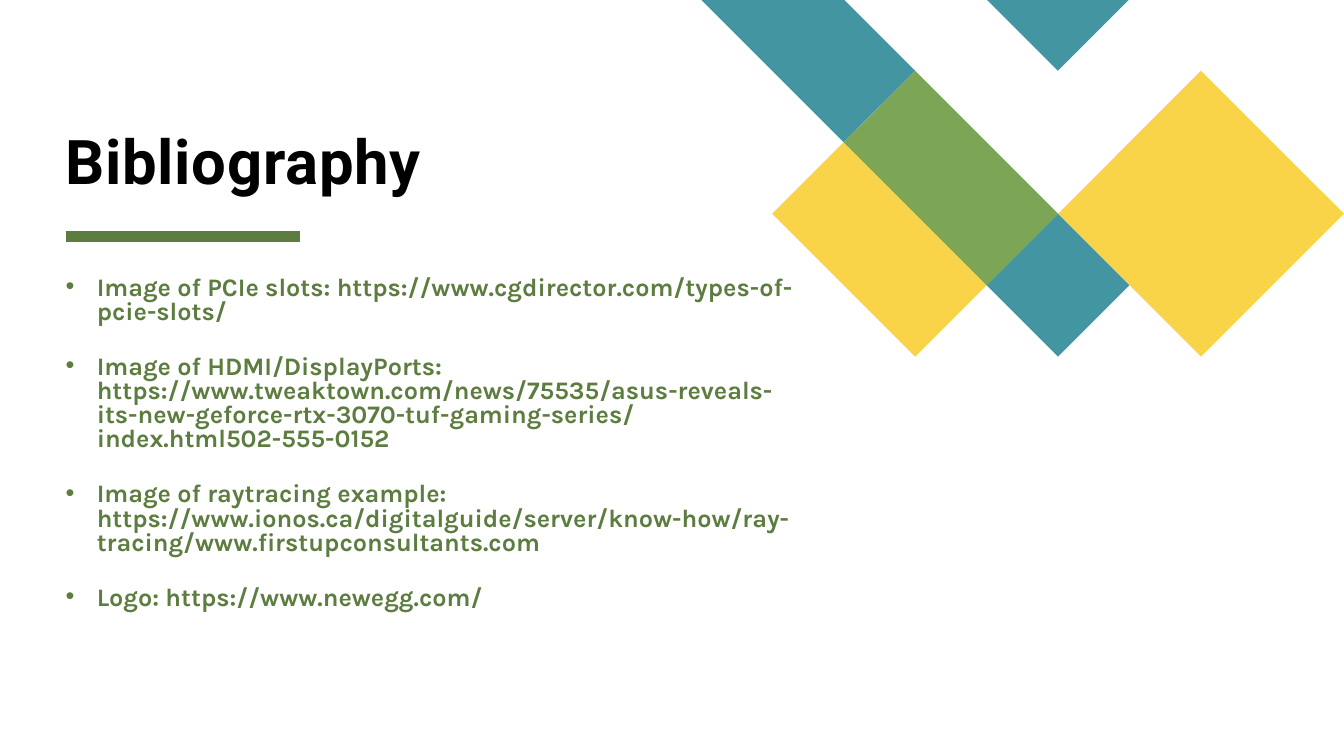
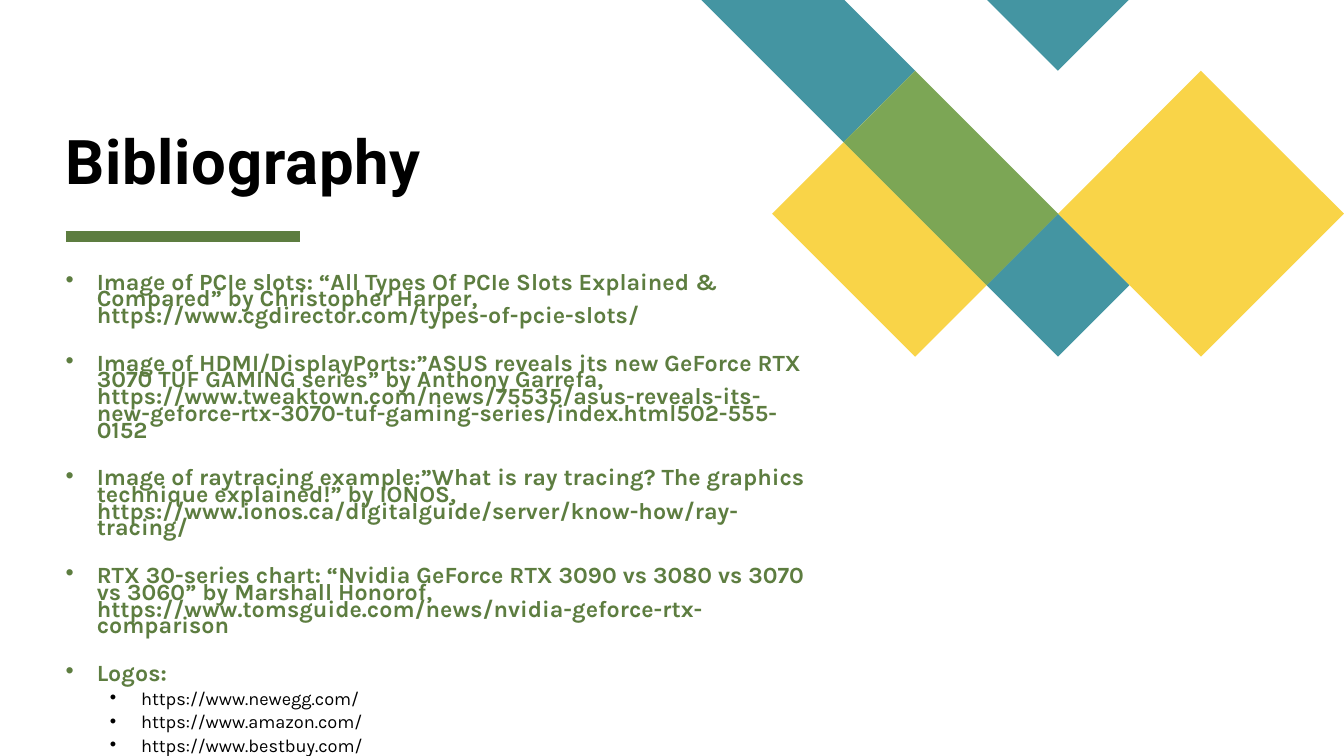
Before and after one commit to ToddBCarter/Classwork, a slide deck: slide 9 of ENGL317/Project2/Project2SlideShow.pptx (slide 7 before the commit). Drawn at 1344x756 pixels with LibreOffice and Linux fonts; fonts in the diff are those of the drawing. Boxes give left, top, right and bottom in pixels: in the first picture for what was removed or moved away, otherwise in the second. Text is boxed around its words. In the diff, an @@ line names an element or a change of style, - is before the commit and + after.

Commit message:
Powerpoint update

```diff
--- a/ENGL317/Project2/Project2SlideShow.pptx
+++ b/ENGL317/Project2/Project2SlideShow.pptx
@@ text at bbox=[97, 273, 804, 733]: text changed; size 18 to 16.6 pt @@
-• Image of PCIe slots: https://www.cgdirector.com/types-of-pcie-slots/
-• Image of HDMI/DisplayPorts: https://www.tweaktown.com/news/75535/asus-reveals-its-new-geforce-rtx-3070-tuf-gaming-series/index.html502-555-0152
-• Image of raytracing example: https://www.ionos.ca/digitalguide/server/know-how/ray-tracing/www.firstupconsultants.com
-• Logo: https://www.newegg.com/
+• Image of PCIe slots: “All Types Of PCIe Slots Explained & Compared” by Christopher Harper, https://www.cgdirector.com/types-of-pcie-slots/
+• Image of HDMI/DisplayPorts:”ASUS reveals its new GeForce RTX 3070 TUF GAMING series” by Anthony Garrefa, https://www.tweaktown.com/news/75535/asus-reveals-its-new-geforce-rtx-3070-tuf-gaming-series/index.html502-555-0152
+• Image of raytracing example:”What is ray tracing? The graphics technique explained!” by IONOS, https://www.ionos.ca/digitalguide/server/know-how/ray-tracing/
+• RTX 30-series chart: “Nvidia GeForce RTX 3090 vs 3080 vs 3070 vs 3060” by Marshall Honorof, https://www.tomsguide.com/news/nvidia-geforce-rtx-comparison
+• Logos:
+  • https://www.newegg.com/
+  • https://www.amazon.com/
+  • https://www.bestbuy.com/
+  • https://www.gamestop.com/
```
Also in this commit, not shown: 4 other slides changed, 4 slides added, 2 slides removed, 2 other files.
